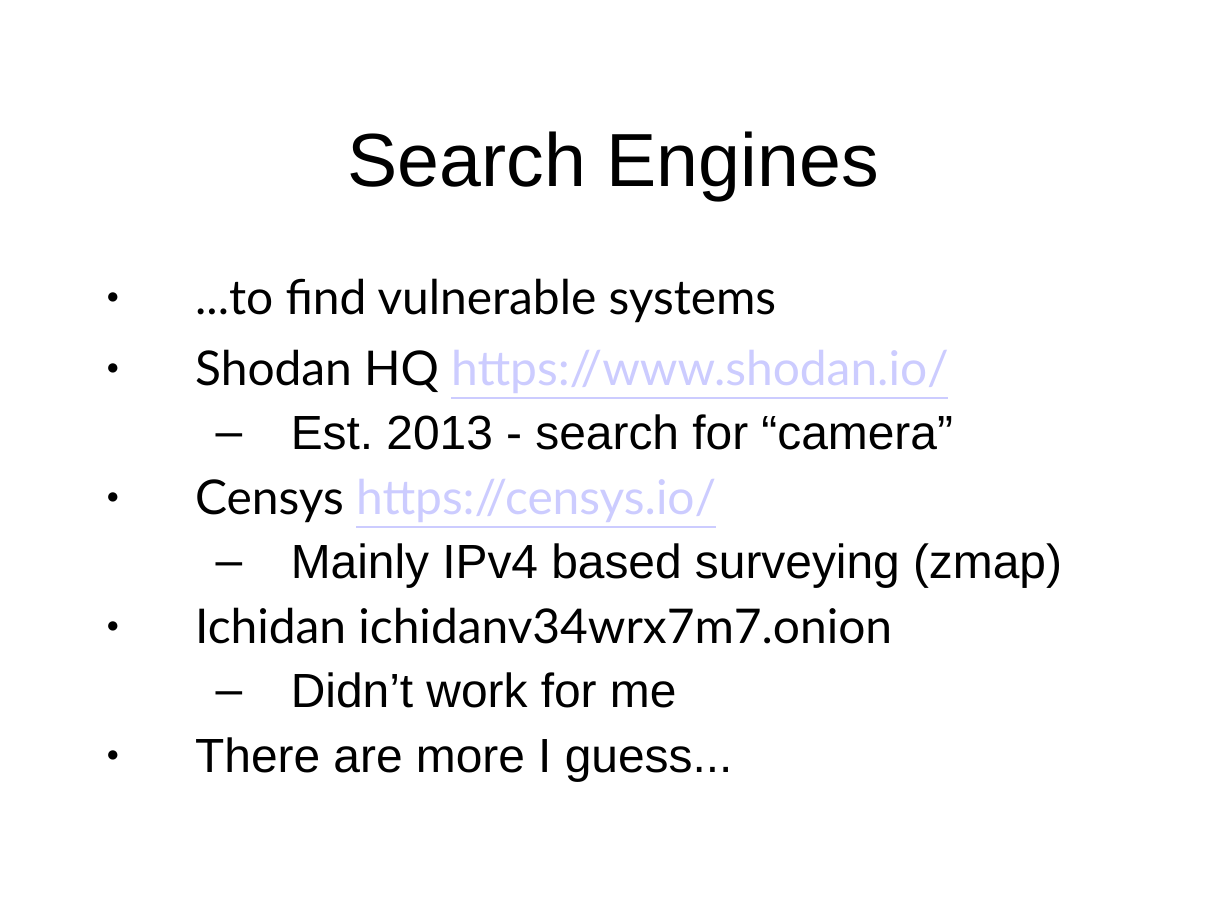
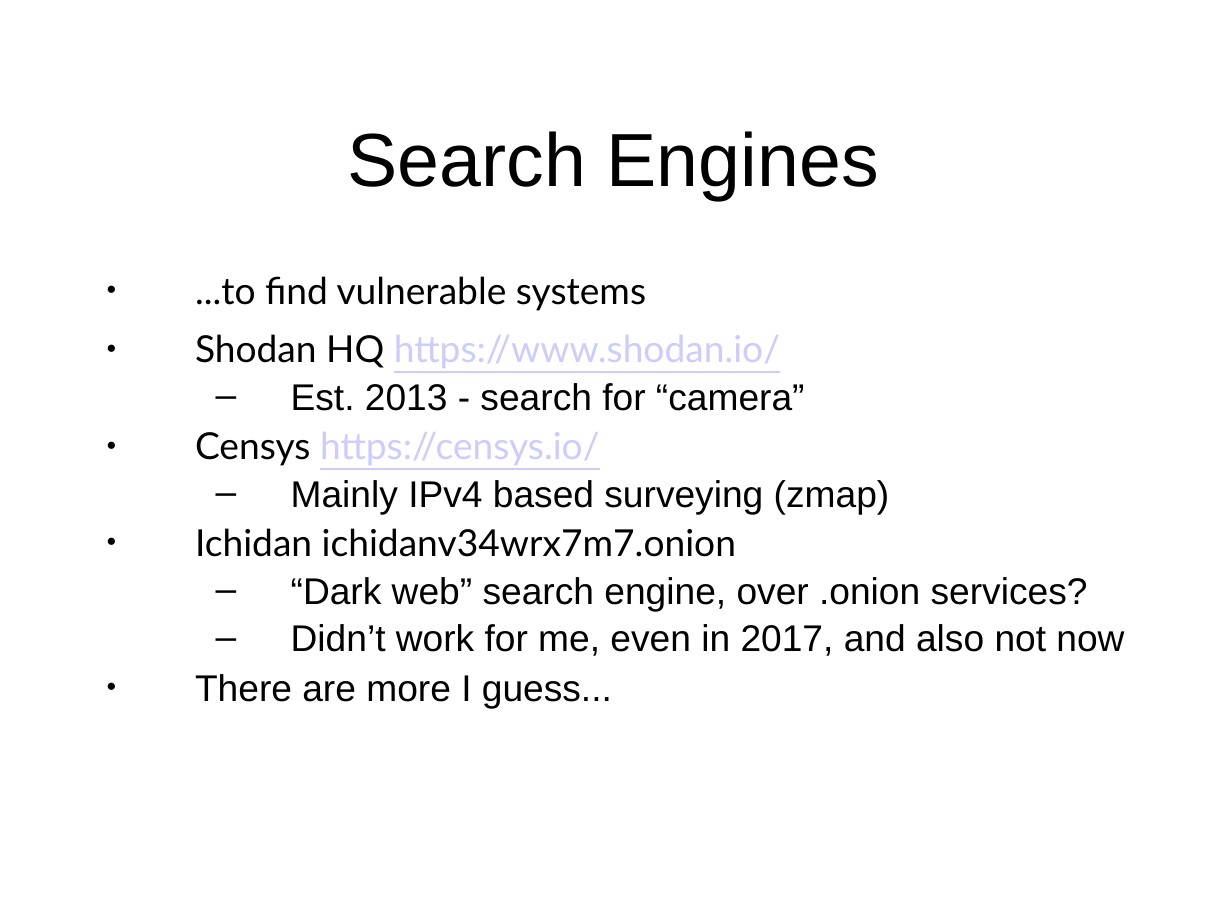
Before and after one commit to sftcd/cs7053, a slide deck: slide 50 of 2021lectures/02-concepts.ppt. Drawn at 1232x924 pixels with LibreOffice and Linux fonts; fonts in the diff are those of the drawing. Boxes give left, top, right and bottom in pixels: in the first picture for what was removed or moved away, otherwise in the second. Text is boxed around its words. In the diff, an @@ line names an element or a change of style, - is before the commit and + after.

```diff
--- a/2021lectures/02-concepts.ppt
+++ b/2021lectures/02-concepts.ppt
@@ text at bbox=[195, 276, 890, 707]: size 28 to 21.7 pt in "...to find vulnerable systems", "Shodan HQ https://www.shodan.io/", "Est. 2013 - search for “camera”", "Censys https://censys.io/" and 3 more places; indent changed; line spacing 0.9 to 0.8 @@
@@ text at bbox=[291, 577, 1124, 656]: text changed; size 28 to 21.7 pt @@
-  – Didn’t work for me
+  – “Dark web” search engine, over .onion services?
+  – Didn’t work for me, even in 2017, and also not now
```
Also in this commit, not shown: 27 other slides changed, 1 other file.
